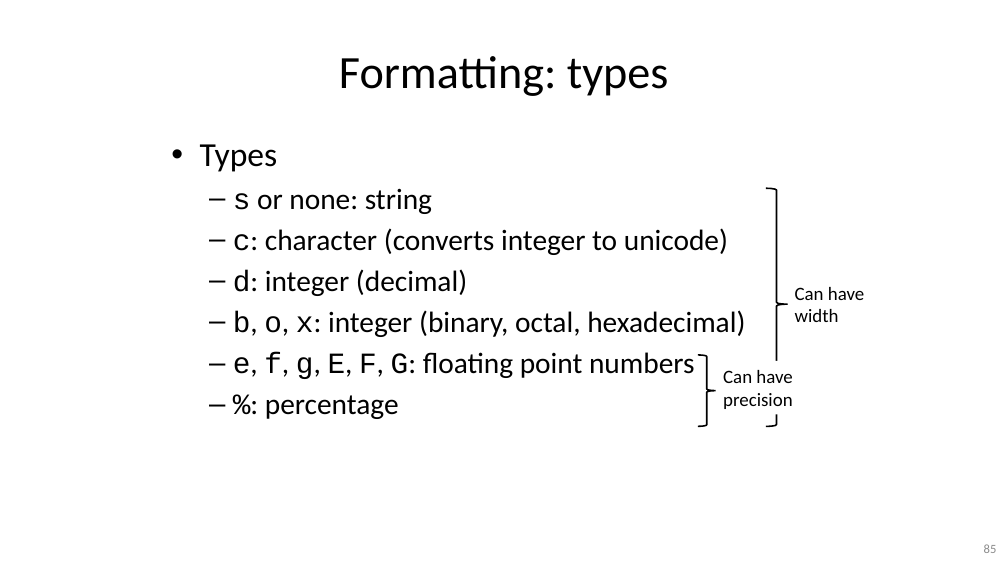
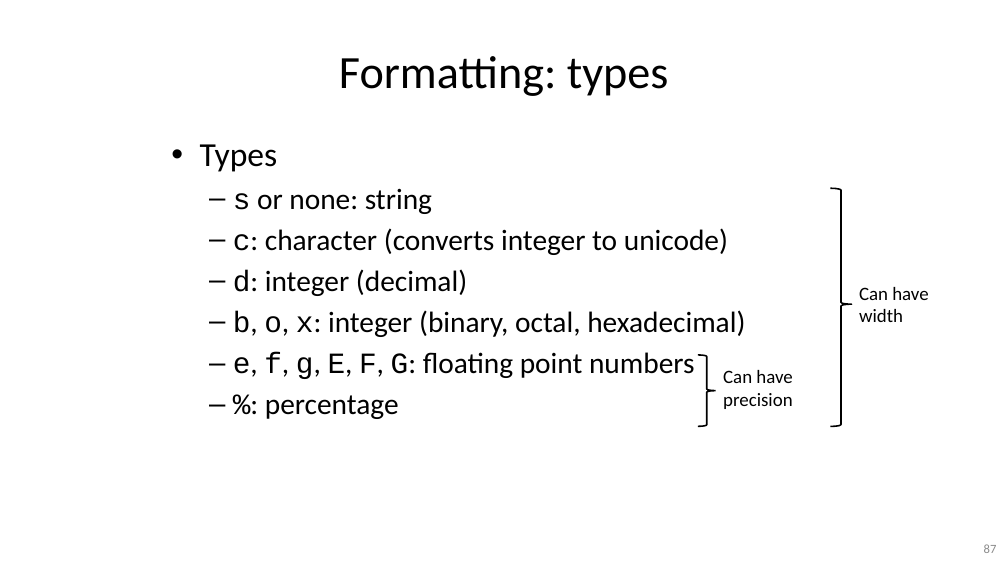
Before and after one commit to gjbex/Python-for-programmers, a slide deck: slide 87 of python_for_programmers.pptx (slide 85 before the commit). Drawn at 1008x567 pixels with LibreOffice and Linux fonts; fonts in the diff are those of the drawing. Boxes give left, top, right and bottom in pixels: in the first picture for what was removed or moved away, otherwise in the second. Text is boxed around its words. In the diff, an @@ line names an element or a change of style, - is before the commit and + after.

```diff
--- a/python_for_programmers.pptx
+++ b/python_for_programmers.pptx
@@ right brace: place and size @@
-right brace at (766, 188, 787, 426)
+right brace at (830, 188, 851, 426)
@@ text "Can have width": place and size @@
-text "Can have width" at (795, 287, 864, 322)
+text "Can have width" at (859, 287, 928, 322)
@@ page number at (984, 544, 997, 553): text changed @@
-85
+87
```
Also in this commit, not shown: 16 other slides changed, 2 slides added.
